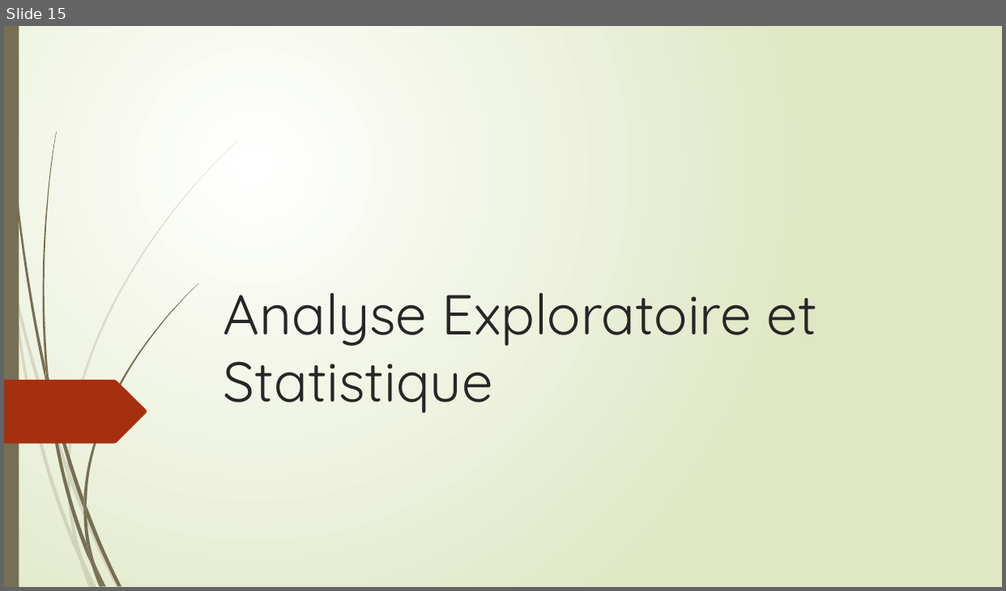
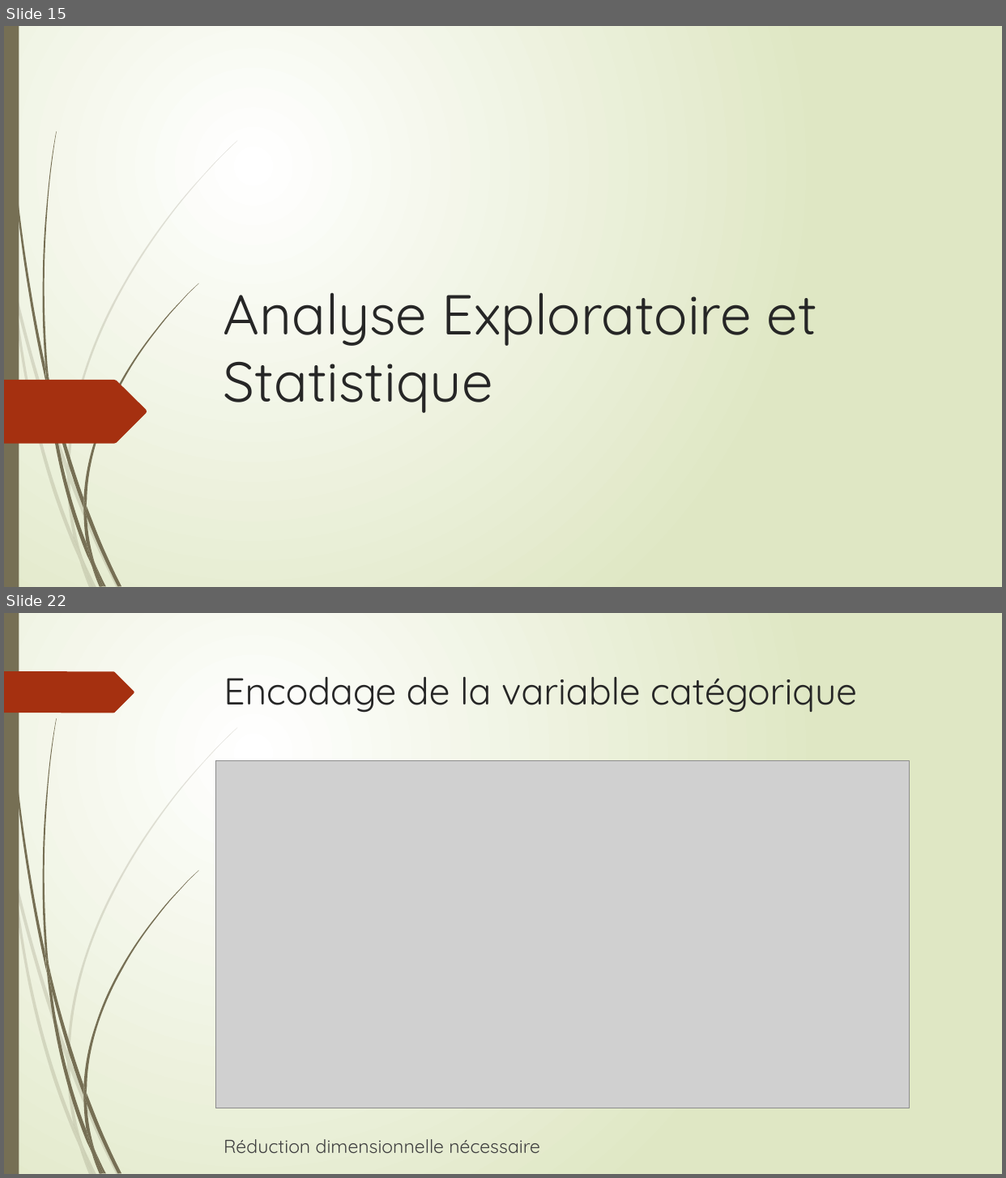
Before and after one commit to Anvil-Late/DS_prj3, a slide deck: Présentation Projet 3.pptx. Shown one above the other, each under a label of ours: slide 15 before the commit, slides 15 and 22 after it; the slides between them are not shown. The pictures are 1006x591 and 1006x1178 pixels, drawn with LibreOffice and Linux fonts; fonts in the diff are those of the drawing; grey boxes stand for pictures. Boxes give left, top, right and bottom in pixels: in the first picture for what was removed or moved away, otherwise in the second. Text is boxed around its words. In the diff, an @@ line names an element or a change of style, - is before the commit and + after.

```diff
--- a/Présentation Projet 3.pptx
+++ b/Présentation Projet 3.pptx
@@ slide 22 added at [4,613,1002,1174], background gradient #FFFFFF to #DFE8C4; not listed: 23 template elements that a slide beside it also shows @@
@@ freeform shape added at [4,671,134,713], fill #A53010 @@
@@ title added at [224,677,857,713], 36 pt, text #262626 @@
+Encodage de la variable catégorique
@@ picture added at [216,760,909,1108] @@
@@ text added at [224,1139,540,1153], 18 pt, text #404040 @@
+Réduction dimensionnelle nécessaire
```
Also in this commit, not shown: 7 other slides added.
